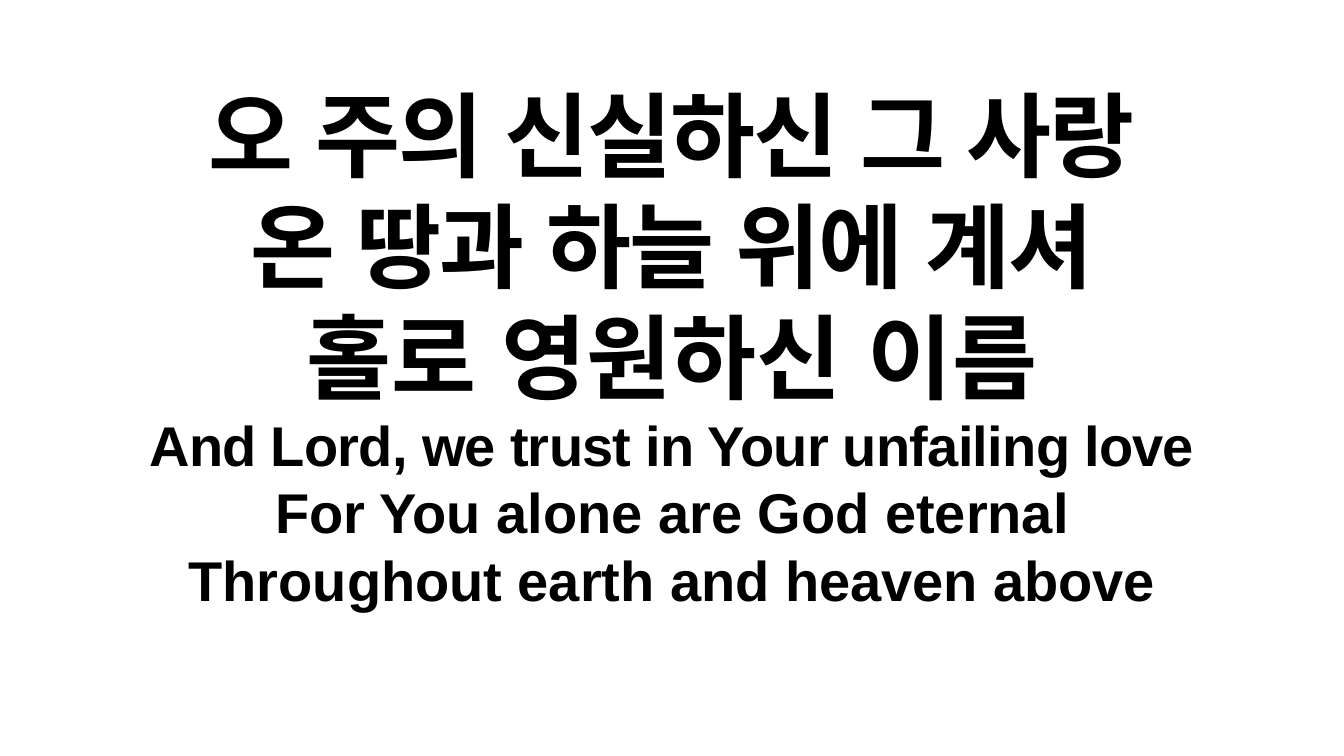
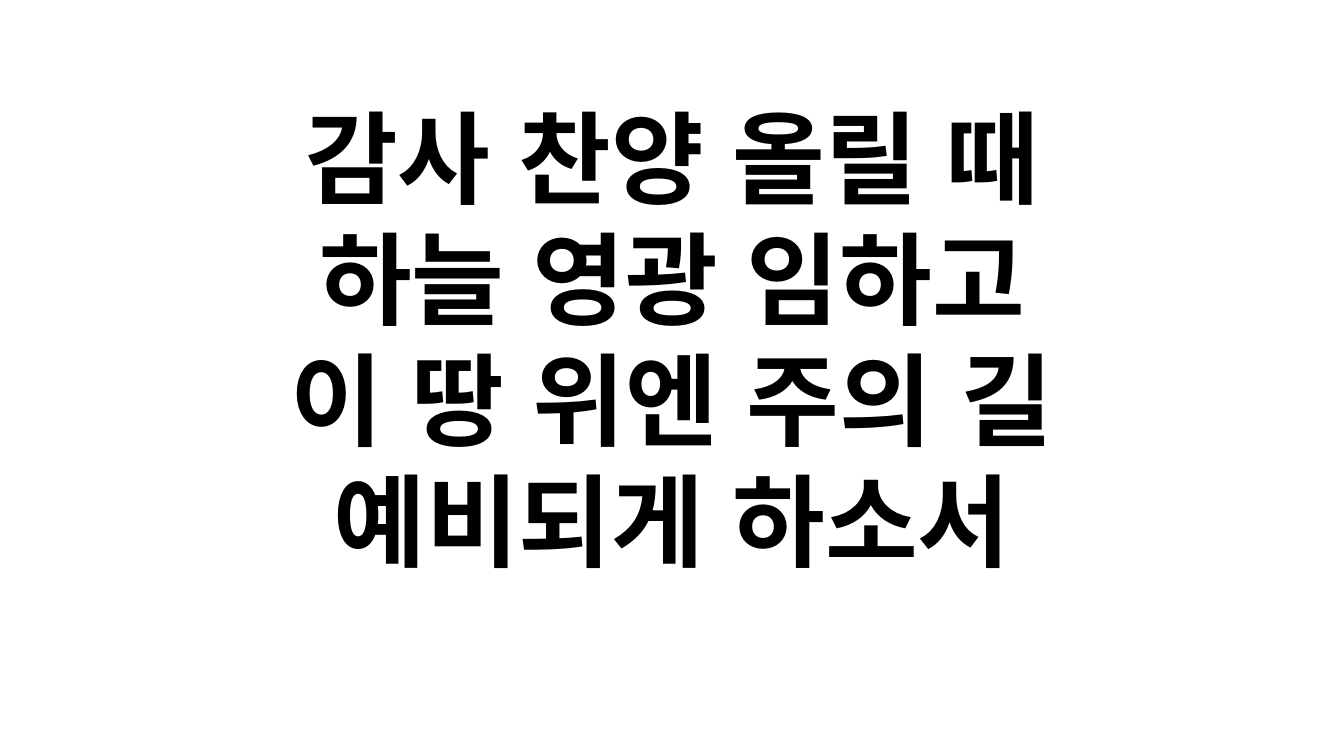
Before and after one commit to kagented/automate, a slide deck: slide 4 of ppt/merged.pptx (slide 22 before the commit). Drawn at 1344x756 pixels with LibreOffice and Linux fonts; fonts in the diff are those of the drawing; background and template pictures are left out. Boxes give left, top, right and bottom in pixels: in the first picture for what was removed or moved away, otherwise in the second. Text is boxed around its words. In the diff, an @@ line names an element or a change of style, - is before the commit and + after.

```diff
--- a/ppt/merged.pptx
+++ b/ppt/merged.pptx
@@ title at <box>291,111,1053,568</box>: text changed; size 40 to 72 pt @@
-오 주의 신실하신 그 사랑
-온 땅과 하늘 위에 계셔
-홀로 영원하신 이름
-And Lord, we trust in Your unfailing love
-For You alone are God eternal
-Throughout earth and heaven above
+감사 찬양 올릴 때
+하늘 영광 임하고
+이 땅 위엔 주의 길
+예비되게 하소서
```
Also in this commit, not shown: 11 slides added, 48 slides removed, 7 other files.
